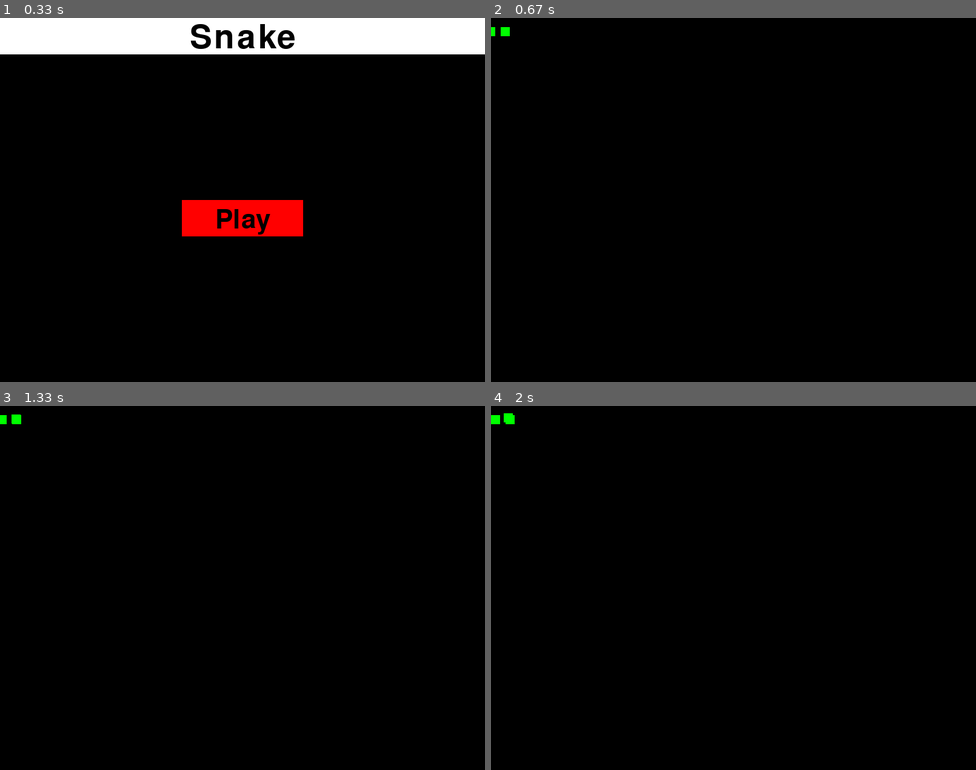
Above: before the commit, frames 1-4 (two rows, left to right).
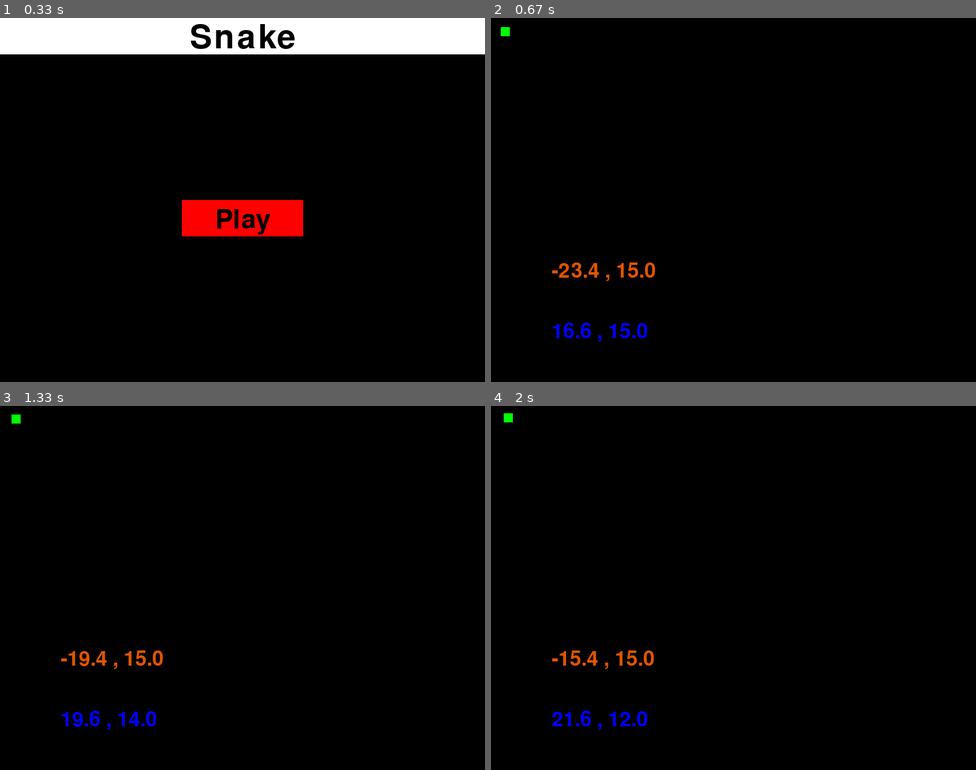
Above: after the commit, the same moments.

Repository: charlesr-245/SnakePygameTest
Game: pygame game, started from Snake/__init__.py
Two runs of this game, one before a commit and one after it. Both use one fixed random seed, a clock stepped at 60 frames per second and the inputs below.
Inputs:
- Up to frame 1 (0.33 s): no input
- Up to frame 2 (0.67 s): click "Play" at 0.38 s
- Up to frame 3 (1.33 s): hold Up from 1.17 s (still down)
- Up to frame 4 (2 s): release Up at 1.63 s; hold Right from 1.67 s (still down)

Frame 1 is identical in both runs. In frame 2, 0.7% of the frame differs, in the area x 0-34%, y 2-89%; in frame 3, 0.7%; in frame 4, 0.7%.

Commit message:
Snake Body movement
Snake's body moves with head, working on death system.

Diff:
--- a/Snake/LevelManager.py
+++ b/Snake/LevelManager.py
@@ -10,17 +10,21 @@
         this.currentLevel = 0
         this.eventHandler = _eventHandler
         this.levelList = Levels(this.screen,this.eventHandler)
-        this.Level1 = Level1(this.screen, this.eventHandler, False)
+        this.Level1 = Level1(this.screen, this.eventHandler, False, this)
         this.ID = random.random()
+        this.previousLevel = 0;
     def Level0(this):
+        if (this.previousLevel == 1):
+            this.Level1.__init__(this.screen,this.eventHandler,False,this)
         this.levelList.MainMenu(this)
-    def Level1(this):
-        this.levelList.EnableLevel1()
 
     def Update(this):
         #print(this.currentLevel)
         #print(this.ID)
+        #print(this.currentLevel)
         if (this.currentLevel == 0):
             this.Level0()
+            #print("MENU")
         elif (this.currentLevel == 1):
             this.Level1.Update()
+            #print("GAME")
--- a/Snake/LevelObjects.py
+++ b/Snake/LevelObjects.py
@@ -3,6 +3,7 @@
 import colors
 import random
 from array import *
+import os
 
 class Button(object):
     def __init__(this, _color, _size, fill, text, _colorText, font, _screen, _eventHandler, command, debug = False, background = None):
@@ -44,7 +45,8 @@
         return False
 
 class Snake(object):
-    def __init__(this, color, size, parts, screen):
+    def __init__(this, color, size, parts, screen, manager):
+        this.manager = manager
         this.color = color
         this.size = size
         this.pos = (this.size,this.size,this.size,this.size)
@@ -55,60 +57,126 @@
         this.dirX = 1
         this.dirY = 0
         this.speed = 0.1
-        this.posArray = [array('f'), array('f'), array('i'), array('i')]
-        this.posArray[0].append(0)
-        this.posArray[1].append(0)
-        this.posArray[2].append(1)
-        this.posArray[3].append(0)
+        this.posToAppend = this.pos
         this.snakeHead = SnakeHead(this)
-        this.snakeBody = [SnakeBody(this.snakeHead, i) for i in range(this.parts)]
+        this.posArray = [array('f'), array('f'), array('f'), array('f')] #Deprecated, used for pos display
+        this.snakeBody = [SnakeBody(this, i) for i in range(1, this.parts)]
+        this.font = pygame.font.Font(None, 50)
     def Update(this, dirX, dirY):
-        this.posArray[0].append(this.snakeHead.pos[0])
-        this.posArray[1].append(this.snakeHead.pos[1])
-        this.posArray[2].append(dirX)
-        this.posArray[3].append(dirY)
+        if (dirX != this.lastDirX or dirY != this.lastDirY):
+            '''
+            this.posArray[0].append(this.snakeHead.pos[0])
+            this.posArray[1].append(this.snakeHead.pos[0])
+            this.posArray[2].append(dirX)
+            this.posArray[3].append(dirY)'''
+            for i in range(1, this.parts-1):
+                this.snakeBody[i].AddPos((this.snakeHead.pos[0],this.snakeHead.pos[1],dirX, dirY))
 
         this.lastDirX = dirX
         this.lastDirY = dirY
         this.dirX = dirX
         this.dirY = dirY
-
+        '''
+        if (len(this.posArray[0]) != 0):
+            pos = str(this.posArray[0][0]) + " , " + str(this.posArray[1][0]) + " , " + str(this.posArray[2][0]) + " , " + str(this.posArray[3][0])
+            text = this.font.render(pos,1, colors.ORANGE)
+            this.screen.blit(text, (200,100,0,0))'''
 
         this.snakeHead.Update(dirX,dirY)
-        for i in range (this.parts):
+        for i in range (1, this.parts-1):
             this.snakeBody[i].Update(this)
+
+    def ResetPositions(this):
+        this.pos = (this.size,this.size,this.size)
+        this.snakeHead.pos = this.pos
+        this.dirX = 1
+        this.dirY = 0
+        this.posArray.clear()
+        this.snakeHead.dirX = 1
+        this.snakeHead.dirY = 0
+        this.lastDirX = 1
+        this.lastDirY = 0
+        for i in range (1, this.parts-1):
+            this.snakeBody[i].pos = (this.pos[0]-(i*(this.size+5)),this.pos[1],this.size,this.size)
+            this.snakeBody[i].dirX = 1
+            this.snakeBody[i].dirY = 0
+            this.snakeBody[i].posArray = [array('f'), array('f'), array('f'), array('f')]
+            print(this.posArray)
+        print(this.dirX)
+        print(this.dirY)
 
 class SnakeHead(object):
     def __init__(this, snake):
-        this.color = snake.color
+        this.pos = snake.pos
         this.size = snake.size
-        this.pos = snake.pos
+        this.screen = snake.screen
+        this.dirX = snake.dirX
+        this.dirY = snake.dirY
         this.speed = snake.speed
-        this.screen = snake.screen
+    def Update(this,dirX, dirY):
+        this.dirX = dirX
+        this.dirY = dirY
+        this.pos = (this.pos[0]+(this.speed*dirX), this.pos[1]+(this.speed*dirY), this.size,this.size)
+        pygame.draw.rect(this.screen,colors.GREEN,this.pos)
 
-    def Update(this, dirX, dirY):
-        if (dirX != 0):
-            this.pos = (this.pos[0]+dirX*this.speed,this.pos[1],this.size,this.size)
-        elif (dirY != 0):
-            this.pos = (this.pos[0],this.pos[1]+dirY*this.speed,this.size,this.size)
-        pygame.draw.rect(this.screen,this.color,this.pos)
+
 
 class SnakeBody(object):
     def __init__(this, snake, i):
-        this.color = snake.color
+        this.part = i
         this.size = snake.size
-        this.part = i
         this.screen = snake.screen
-        this.pos = (snake.pos[0]-this.part*(this.size+10),snake.pos[1],this.size,this.size)
-        this.dirX = 0
-        this.dirY = 0
-        this.font = pygame.font.Font(None, 20)
+        this.dirX = snake.dirX
+        this.dirY = snake.dirY
+        this.speed = snake.speed
+        this.pos = (snake.pos[0]-(i*(this.size+5)),snake.pos[1],this.size,this.size)
+        this.font = pygame.font.Font(None,50)
+        this.posArray = [array('f'), array('f'), array('f'), array('f')]
+        this.manager = snake.manager
+    def Update(this, snake):
+        if (len(this.posArray[0]) != 0):
+            if ((this.pos[0] > this.posArray[0][0] - 0.05) and (this.pos[0] < this.posArray[0][0]+0.05)): #Within coordinates' x location
+                if ((this.pos[1] > this.posArray[1][0] - 0.05) and (this.pos[1] < this.posArray[1][0]+0.05)): #Within coordinates' y location
+                    #Set the position to the coords for accuracy
+                    this.pos = (this.posArray[0][0], this.posArray[1][0],this.size,this.size)
+                    #Set the direction to that of when the head changed directions
+                    this.dirX = this.posArray[2][0]
+                    this.dirY = this.posArray[3][0]
+                    #Erase the point and it's information from the array
+                    this.posArray[0].pop(0)
+                    this.posArray[1].pop(0)
+                    this.posArray[2].pop(0)
+                    this.posArray[3].pop(0)
+            '''if (this.part == 2):
+                pos = str(this.pos[0]) + " , " + str(this.pos[1]) + " , " + str(this.dirX) + " , " + str(this.dirY)
+                text = this.font.render(pos,1, colors.ORANGE)
+                this.screen.blit(text, (100,400,0,0))'''
+        this.pos = (this.pos[0]+(this.speed*this.dirX),this.pos[1]+(this.speed*this.dirY),this.size,this.size)
+        pygame.draw.rect(this.screen, colors.RED, this.pos)
+        this.BoundaryCheck(snake)
 
-    def Update(this, snake):
-        if ((this.pos[0] > snake.posArray[0][0]-1 and this.pos[0] < snake.posArray[0][0] + 1) and (this.pos[1] > snake.posArray[1][0] -1 and this.pos[1] < snake.posArray[1][0]-1)):
-            snake.posArray[0].pop([0])
-            snake.posArray[1].pop([0])
-            snake.posArray[2].pop([0])
-            snake.posArray[3].pop([0])
-        this.pos = (this.pos[0]+(snake.speed*snake.posArray[2][0]),this.pos[1]+(snake.speed*snake.posArray[3][0]),this.size,this.size)
-        pygame.draw.rect(this.screen, this.color, this.pos)
+    def AddPos(this, pos):
+        this.posArray[0].append(pos[0])
+        this.posArray[1].append(pos[1])
+        this.posArray[2].append(pos[2])
+        this.posArray[3].append(pos[3])
+
+    def BoundaryCheck(this, snake):
+        if (this.part == 2):
+                pos = str(round(this.pos[0],3)) + " , " + str(round(this.pos[1],3))
+                pos2 = str(round(snake.snakeHead.pos[0],3)) + " , " + str(round(snake.snakeHead.pos[1],3))
+                text = this.font.render(pos,1, colors.ORANGE)
+                text2 = this.font.render(pos2, 1 , colors.BLUE)
+                this.screen.blit(text, (100,400,0,0))
+                this.screen.blit(text2, (100,500,0,0))
+        if (this.pos[0] >= snake.snakeHead.pos[0] - 0.5 * this.size  and this.pos[0] <= snake.snakeHead.pos[0] + 0.5 * this.size):
+            if (this.pos[1] >= snake.snakeHead.pos[1] - 0.5*this.size and this.pos[1] <= snake.snakeHead.pos[1] + 0.5*this.size):
+                #print("Player hit snake")
+                SendCommand(this.manager,"l 0", snake)
+
+def SendCommand(manager, command, snake):
+    if (list(command)[0] == 'l'):
+        manager.previousLevel = 1
+        manager.currentLevel = int(list(command)[2])
+        #print(manager.currentLevel)
+        snake.ResetPositions()
--- a/Snake/Levels.py
+++ b/Snake/Levels.py
@@ -26,16 +26,16 @@
         this.screen.blit(title, (this.DISPLAYWIDTH/2 - titleInfo.center[0],this.DISPLAYHEIGHT*0.01))
         #Buttons
         playButton = Button(colors.RED, ((this.DISPLAYWIDTH/2)-100,(this.DISPLAYHEIGHT/2),200,(60)),0, "Play", colors.BLACK, this.BUTTONFONT, this.screen, this.eventHandler,"l 1") #if the button is press the command "l 1" will be called with l standing for level and 1 being the level number
-        if (playButton.Boundaries(playButton.
-                                  size)):
+        if (playButton.Boundaries(playButton.size)):
             manager.currentLevel = 1
 
 class Level1(object):
-    def __init__(this, screen, eventManager, enabled):
+    def __init__(this, screen, eventManager, enabled, manager):
         this.ID = random.random()
         this.screen = screen
         this.eventHandler = eventManager
-        this.snake = Snake(colors.GREEN, 15, 5, this.screen)
+        this.manager = manager
+        this.snake = Snake(colors.GREEN, 15, 5, this.screen, this.manager)
         #print(this.snake.snakeHead.pos)
     def Update(this):
         #print(this.ID)
